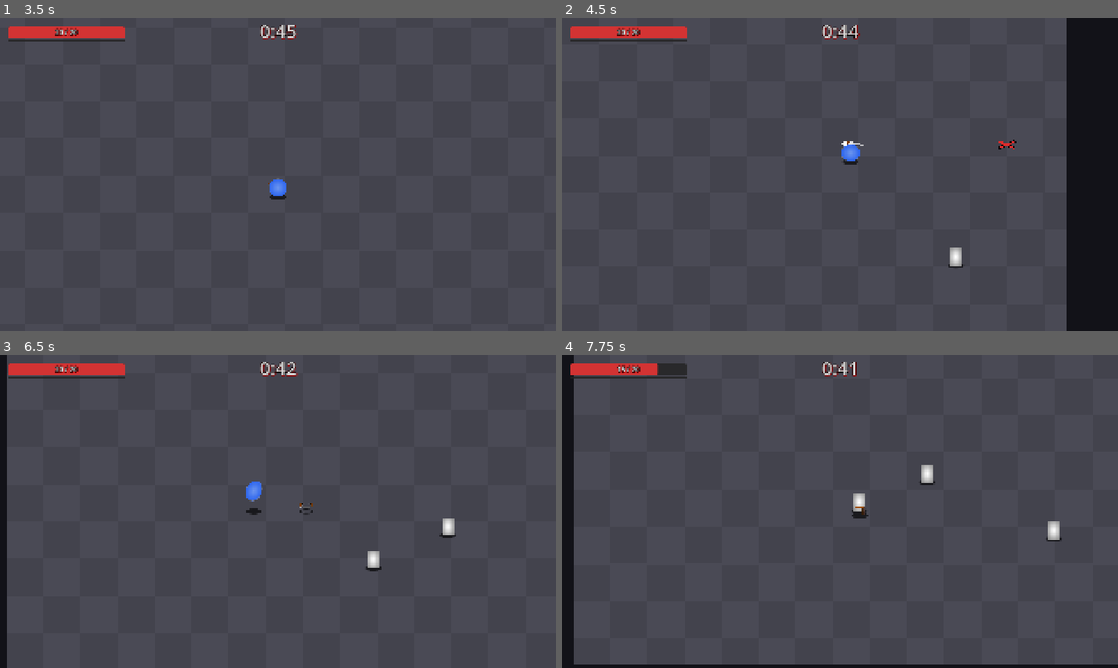
Above: before the commit, frames 1-4 (two rows, left to right).
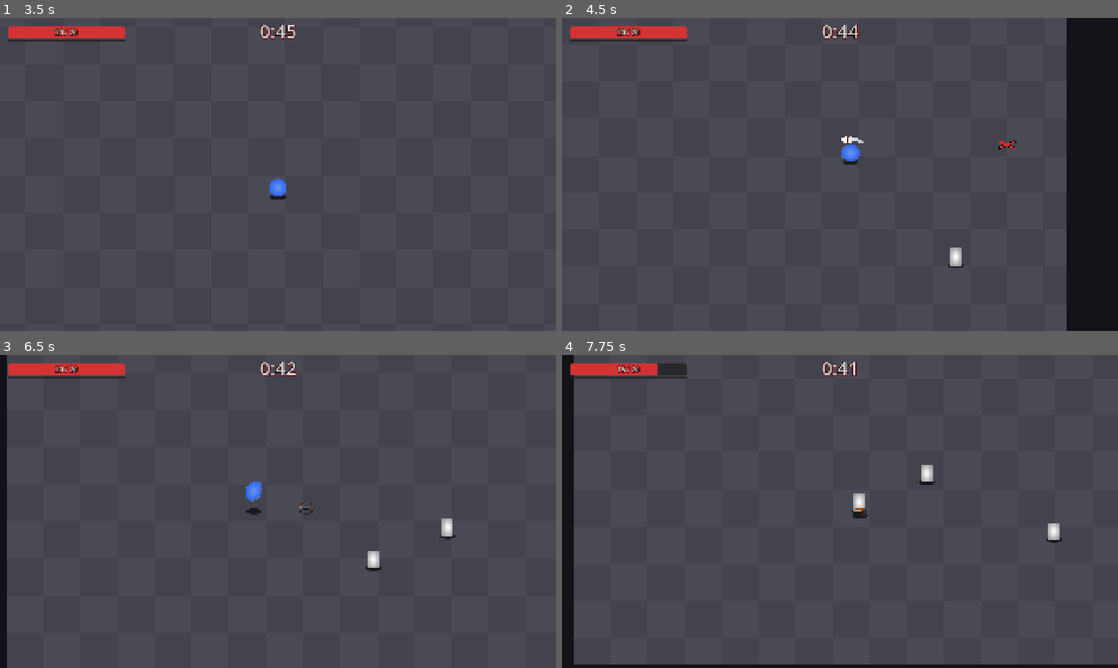
Above: after the commit, the same moments.

Repository: Lucarni-Lucas/entrega-boss-lucarni-lucas
Game: Godot game, scene res://scenes/ui/menu_principal.tscn
Two runs of this game, one before a commit and one after it. Both use one fixed random seed, a clock stepped at 60 frames per second and the inputs below.
Inputs (mouse positions are in pixels of both pictures, inside the frame that each line leads up to):
- Up to frame 1 (3.5 s): click "Empezar partida" at 0.5 s; click "Jugar directo" at 1.25 s; tap Enter at 2 s; move the mouse to (400, 158) at 2.02 s; hold D (mover_derecha) 2.03-2.78 s; tap Z (boomerang) at 2.1 s; click (400, 158) at 2.17 s; tap Space (ground_pound) at 2.75 s; move the mouse to (166, 190) at 2.77 s; hold S (mover_abajo) from 2.78 s (still down); tap X (dive) at 2.85 s
- Up to frame 2 (4.5 s): move the mouse to (895, 105) at 3.52 s; release S (mover_abajo) at 3.53 s; hold D (mover_derecha) 3.53-4.28 s; tap Space (ground_pound) at 3.6 s; move the mouse to (812, 237) at 4.27 s; hold W (mover_arriba) from 4.28 s (still down); tap C (slash) at 4.35 s; click (812, 237) at 4.42 s
- Up to frame 3 (6.5 s): move the mouse to (444, 558) at 5.02 s; release W (mover_arriba) at 5.03 s; hold A (mover_izquierda) from 5.03 s (still down); tap Shift at 5.1 s; move the mouse to (111, 464) at 5.77 s; tap V at 5.85 s
- Up to frame 4 (7.75 s): move the mouse to (867, 511) at 6.52 s; release A (mover_izquierda) at 6.53 s; hold S (mover_abajo) 6.53-7.28 s; tap Z (boomerang) at 6.6 s; click (867, 511) at 6.67 s; move the mouse to (756, 433) at 7.27 s; hold D (mover_derecha) from 7.28 s (still down); tap X (dive) at 7.35 s

Frame 1 is identical in both runs. In frame 2, less than 0.1% of the frame differs, in the area x 50-55%, y 37-41%; in frame 3, less than 0.1%; in frame 4, less than 0.1%.

Commit message:
creacion de anillos + reexportado a web

Diff:
--- /dev/null
+++ b/entrega-boss-lucarni-lucas/resources/anillos_params.tres
@@ -0,0 +1,8 @@
+[gd_resource type="Resource" script_class="AnillosParams" format=3 uid="uid://c6kj31w2rb72e"]
+
+[ext_resource type="Script" uid="uid://rm524hos4gca" path="res://scripts/params/anillos_params.gd" id="1_ktiux"]
+
+[resource]
+script = ExtResource("1_ktiux")
+ancho_enemigo = 40.0
+metadata/_custom_type_script = "uid://rm524hos4gca"
--- a/entrega-boss-lucarni-lucas/resources/player_params.tres
+++ b/entrega-boss-lucarni-lucas/resources/player_params.tres
@@ -4,11 +4,13 @@
 
 [resource]
 script = ExtResource("1_pk6jb")
+anim_perspectiva = 0.65
 piedad_dano = 2
 curacion_cada_muertes = 6
 curacion_cantidad = 1
 curacion_umbral_vida_baja = 0.2
-gp_radio_impacto = 150.0
+gp_radio_impacto = 65.0
+gp_impacto_duracion = 0.04
 gp_proteccion = 0.4
 gp_recarga_aire = 100.0
 gp_recarga_dive = 50.0
--- a/entrega-boss-lucarni-lucas/scenes/arena.tscn
+++ b/entrega-boss-lucarni-lucas/scenes/arena.tscn
@@ -5,8 +5,10 @@
 [ext_resource type="PackedScene" uid="uid://cox3t741yfdhq" path="res://scenes/player/player.tscn" id="2_olpmc"]
 [ext_resource type="PackedScene" uid="uid://bff3bfq0dtcvp" path="res://scenes/spawner/spawner.tscn" id="4_xdvfk"]
 [ext_resource type="Script" uid="uid://c885wopt2l0s7" path="res://scenes/partida/curacion_por_muertes.gd" id="5_7ft05"]
+[ext_resource type="Script" uid="uid://butxgi6do0nfc" path="res://scenes/partida/anillos.gd" id="6_8vbsj"]
 [ext_resource type="Script" uid="uid://d34w53kyaoxa3" path="res://scenes/partida/partida.gd" id="6_oexds"]
 [ext_resource type="Resource" uid="uid://bdjb5a2imnkgu" path="res://resources/ronda_params.tres" id="7_naajo"]
+[ext_resource type="Resource" uid="uid://c6kj31w2rb72e" path="res://resources/anillos_params.tres" id="7_xsx6r"]
 [ext_resource type="PackedScene" uid="uid://cybvp4mm6gmxw" path="res://scenes/ui/hud.tscn" id="8_41jku"]
 [ext_resource type="PackedScene" uid="uid://dmco1vffocddq" path="res://scenes/ui/menu_partida.tscn" id="9_naajo"]
 [ext_resource type="PackedScene" uid="uid://pmxug0atept3" path="res://scenes/ui/cuenta_regresiva.tscn" id="10_41jku"]
@@ -66,6 +68,10 @@
 ronda_params = ExtResource("7_naajo")
 contenedor = NodePath("../Entidades")
 
+[node name="Anillos" type="Node" parent="." unique_id=1315268833]
+script = ExtResource("6_8vbsj")
+params = ExtResource("7_xsx6r")
+
 [node name="CuracionPorMuertes" type="Node" parent="." unique_id=1436814135 node_paths=PackedStringArray("jugador")]
 script = ExtResource("5_7ft05")
 jugador = NodePath("../Entidades/Player")
@@ -93,7 +99,10 @@
 [connection signal="murio" from="Entidades/Player" to="Partida" method="_on_player_murio"]
 [connection signal="vida_cambio" from="Entidades/Player" to="Hud" method="_on_player_vida_cambio"]
 [connection signal="volvio_al_inicio" from="Entidades/Player" to="Camara" method="saltar_al_objetivo"]
+[connection signal="enemigo_aparecio" from="Spawner" to="Anillos" method="agregar"]
 [connection signal="enemigo_murio" from="Spawner" to="CuracionPorMuertes" method="_on_spawner_enemigo_murio"]
+[connection signal="enemigo_murio" from="Spawner" to="Anillos" method="repartir_pronto" unbinds=2]
+[connection signal="enemigo_se_fue" from="Spawner" to="Anillos" method="quitar"]
 [connection signal="progreso_cambio" from="CuracionPorMuertes" to="Hud" method="_on_curacion_por_muertes_progreso_cambio"]
 [connection signal="finalizo" from="Partida" to="MenuPartida" method="_on_partida_finalizo"]
 [connection signal="ronda_empezo" from="Partida" to="Spawner" method="empezar_ronda"]
--- a/entrega-boss-lucarni-lucas/scenes/enemigos/enemigo.gd
+++ b/entrega-boss-lucarni-lucas/scenes/enemigos/enemigo.gd
@@ -11,6 +11,7 @@
 var jugador: Player
 var muerto := false
 var _empuje := Vector2.ZERO
+var punto := Vector2.ZERO
 var _capa: int
 var _tween_muerte: Tween
 
@@ -42,6 +43,7 @@
 	vida = params.vida_max
 	muerto = false
 	_empuje = Vector2.ZERO
+	punto = Vector2.ZERO
 	modulate = Color.WHITE
 	collision_layer = _capa
 	_hurtbox.monitorable = true
@@ -91,7 +93,10 @@
 
 
 func _on_golpeado(hitbox: Hitbox) -> void:
-	_empuje += hitbox.global_position.direction_to(global_position) * hitbox.empuje
+	var direccion := hitbox.global_position.direction_to(global_position)
+	if direccion == Vector2.ZERO:
+		direccion = Vector2.from_angle(randf() * TAU)
+	_empuje += direccion * hitbox.empuje
 	recibir_dano(hitbox.dano, hitbox.origen)
 	if vida <= 0:
 		return
@@ -101,3 +106,7 @@
 
 func velocidad_externa() -> Vector2:
 	return _empuje
+
+
+func destino() -> Vector2:
+	return jugador.global_position + punto
--- a/entrega-boss-lucarni-lucas/scenes/enemigos/terrestre.gd
+++ b/entrega-boss-lucarni-lucas/scenes/enemigos/terrestre.gd
@@ -5,6 +5,7 @@
 	super(delta)
 	if jugador == null:
 		return
-	var persecucion := Vector2.ZERO if muerto else global_position.direction_to(jugador.global_position) * params.velocidad
+	var hacia := destino() - global_position
+	var persecucion := Vector2.ZERO if muerto else (hacia / delta).limit_length(params.velocidad)
 	velocity = persecucion + velocidad_externa()
 	move_and_slide()
--- a/entrega-boss-lucarni-lucas/scenes/enemigos/volador.gd
+++ b/entrega-boss-lucarni-lucas/scenes/enemigos/volador.gd
@@ -12,7 +12,9 @@
 	super(delta)
 	if jugador == null:
 		return
-	var persecucion := Vector2.ZERO if muerto else global_position.direction_to(jugador.global_position) * params.velocidad
+	var hacia := destino() - global_position
+	var rapidez := minf(params.velocidad, sqrt(2.0 * params.aceleracion * hacia.length()))
+	var persecucion := Vector2.ZERO if muerto else hacia.normalized() * rapidez
 	_vuelo = _vuelo.move_toward(persecucion, params.aceleracion * delta)
 	velocity = _vuelo + velocidad_externa()
 	move_and_slide()
--- a/entrega-boss-lucarni-lucas/scenes/enemigos/volador.tscn
+++ b/entrega-boss-lucarni-lucas/scenes/enemigos/volador.tscn
@@ -29,9 +29,3 @@
 position = Vector2(-20, -10)
 texture = SubResource("GradientTexture2D_u5s8a")
 polygon = PackedVector2Array(0, 0, 40, 0, 20, 40)
-
-[node name="Hurtbox" parent="." index="3" unique_id=1222409529]
-visible = false
-
-[node name="Hitbox" parent="." index="4" unique_id=1321716141]
-visible = false
--- /dev/null
+++ b/entrega-boss-lucarni-lucas/scenes/partida/anillos.gd
@@ -0,0 +1,100 @@
+extends Node
+class_name Anillos
+
+@export var params: AnillosParams
+@export var area := Rect2(0, 0, 2000, 1500)
+
+var _puntos := PackedVector2Array([Vector2.ZERO])
+var _inicios := PackedInt32Array([0, 1])
+var _enemigos: Array[Enemigo] = []
+var _extra_espera: Dictionary[Enemigo, float] = {}
+var _jugador: Player
+var _tiempo := 0.0
+var _pendiente := false
+
+
+func _ready() -> void:
+	_jugador = get_tree().get_first_node_in_group(Player.GRUPO) as Player
+	for k in range(1, params.cantidad + 1):
+		var radio := params.separacion * k
+		var cantidad := floori(TAU * radio / params.ancho_enemigo)
+		var corrimiento := 0.5 if k % 2 == 1 else 0.0
+		for i in cantidad:
+			var angulo := (i + corrimiento) * TAU / cantidad
+			_puntos.append(Vector2(cos(angulo), sin(angulo) * params.perspectiva) * radio)
+		_inicios.append(_puntos.size())
+
+
+func _physics_process(delta: float) -> void:
+	_tiempo -= delta
+	if _pendiente or _tiempo <= 0.0:
+		_repartir_todos()
+
+
+func agregar(enemigo: Enemigo) -> void:
+	_enemigos.append(enemigo)
+	_extra_espera[enemigo] = randf() * params.franja_espera
+	_pendiente = true
+
+
+func quitar(enemigo: Enemigo) -> void:
+	_enemigos.erase(enemigo)
+	_extra_espera.erase(enemigo)
+	_pendiente = true
+
+
+func repartir_pronto() -> void:
+	_pendiente = true
+
+
+func _repartir_todos() -> void:
+	_pendiente = false
+	_tiempo = params.intervalo
+	var por_altura: Dictionary[float, Array] = {}
+	for enemigo in _enemigos:
+		if not enemigo.muerto:
+			por_altura.get_or_add(enemigo.z, []).append(enemigo)
+	for grupo in por_altura.values():
+		_repartir(grupo)
+
+
+func _repartir(enemigos: Array) -> void:
+	var centro := _jugador.global_position
+	var escala := Vector2(1.0, 1.0 / params.perspectiva)
+	enemigos.sort_custom(func(a: Enemigo, b: Enemigo): return ((a.global_position - centro) * escala).length_squared() < ((b.global_position - centro) * escala).length_squared())
+	var libres := _puntos_validos(centro)
+	var quedan := libres.count(true)
+	for enemigo: Enemigo in enemigos:
+		var i := _mas_cercano(libres, enemigo.global_position - centro) if quedan > 0 else -1
+		if i == -1:
+			enemigo.punto = _punto_de_espera(enemigo, centro)
+		else:
+			libres[i] = false
+			quedan -= 1
+			enemigo.punto = _puntos[i]
+
+
+func _puntos_validos(centro: Vector2) -> Array[bool]:
+	var zona := area.grow(-params.margen)
+	var libres: Array[bool] = []
+	for desplazamiento in _puntos:
+		libres.append(zona.has_point(centro + desplazamiento))
+	return libres
+
+
+func _mas_cercano(libres: Array[bool], posicion: Vector2) -> int:
+	for k in _inicios.size() - 1:
+		var mejor := -1
+		for i in range(_inicios[k], _inicios[k + 1]):
+			if libres[i] and (mejor == -1 or _puntos[i].distance_squared_to(posicion) < _puntos[mejor].distance_squared_to(posicion)):
+				mejor = i
+		if mejor != -1:
+			return mejor
+	return -1
+
+
+func _punto_de_espera(enemigo: Enemigo, centro: Vector2) -> Vector2:
+	var d := enemigo.global_position - centro
+	var direccion := Vector2(d.x, d.y / params.perspectiva).normalized()
+	var radio := params.separacion * (params.cantidad + 1) + _extra_espera[enemigo]
+	return Vector2(direccion.x, direccion.y * params.perspectiva) * radio
--- a/entrega-boss-lucarni-lucas/scenes/spawner/spawner.gd
+++ b/entrega-boss-lucarni-lucas/scenes/spawner/spawner.gd
@@ -2,6 +2,8 @@
 class_name Spawner
 
 signal enemigo_murio(posicion: Vector2, origen: Hitbox.Origen)
+signal enemigo_aparecio(enemigo: Enemigo)
+signal enemigo_se_fue(enemigo: Enemigo)
 
 @export var ronda_params: RondaParams
 @export var params: SpawnerParams
@@ -91,7 +93,9 @@
 	var posicion := marca.global_position
 	var escena := marca.enemigo
 	_pool_marcas.devolver(marca)
-	_elegir_enemigo(escena).activar_en(posicion)
+	var enemigo := _elegir_enemigo(escena)
+	enemigo.activar_en(posicion)
+	enemigo_aparecio.emit(enemigo)
 
 
 func _preparar_enemigo(enemigo: Enemigo) -> void:
@@ -116,6 +120,7 @@
 func _devolver_enemigo(enemigo: Enemigo) -> void:
 	_activos.erase(enemigo)
 	_pools[enemigo.scene_file_path].devolver(enemigo)
+	enemigo_se_fue.emit(enemigo)
 
 
 func _mas_viejo_vivo() -> Enemigo:
--- a/entrega-boss-lucarni-lucas/scenes/ui/menu_partida.gd
+++ b/entrega-boss-lucarni-lucas/scenes/ui/menu_partida.gd
@@ -90,7 +90,7 @@
 		_bloquear_botones()
 
 
-func _input(event: InputEvent) -> void:
+func _input(_event: InputEvent) -> void:
 	if _bloqueado:
 		get_viewport().set_input_as_handled()
 
--- /dev/null
+++ b/entrega-boss-lucarni-lucas/scripts/params/anillos_params.gd
@@ -0,0 +1,15 @@
+extends Resource
+class_name AnillosParams
+
+@export_group("Anillos")
+@export_range(1, 6, 1) var cantidad: int = 3
+@export_range(5, 100, 1, "suffix:px") var separacion: float = 25.0
+@export_range(5, 100, 1, "suffix:px") var ancho_enemigo: float = 25.0
+@export_range(0.1, 1, 0.05) var perspectiva: float = 0.65
+
+@export_group("Horda")
+@export_range(0, 100, 1, "suffix:px") var franja_espera: float = 25.0
+
+@export_group("Reparto")
+@export_range(0.05, 2, 0.05, "suffix:s") var intervalo: float = 0.3
+@export_range(0, 200, 5, "suffix:px") var margen: float = 20.0
Not shown, added: entrega-boss-lucarni-lucas/scenes/partida/anillos.gd.uid
Not shown, added: entrega-boss-lucarni-lucas/scripts/params/anillos_params.gd.uid
Not shown, changed: docs/index.html
Not shown, changed: docs/index.pck
